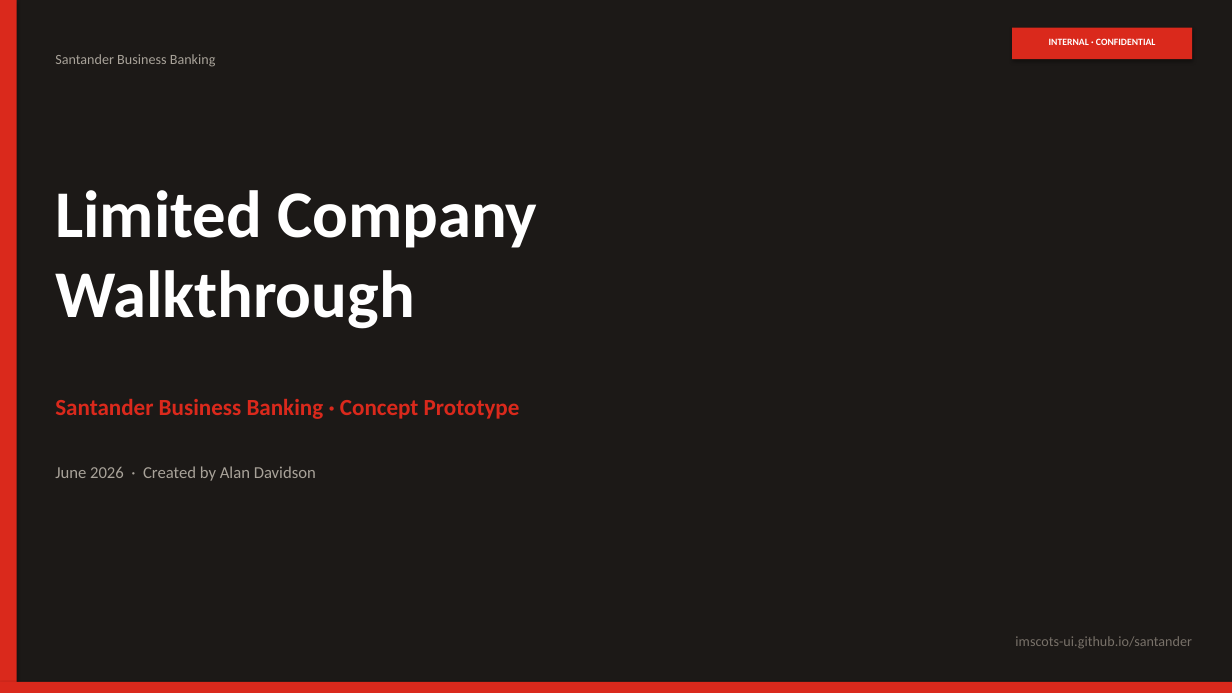
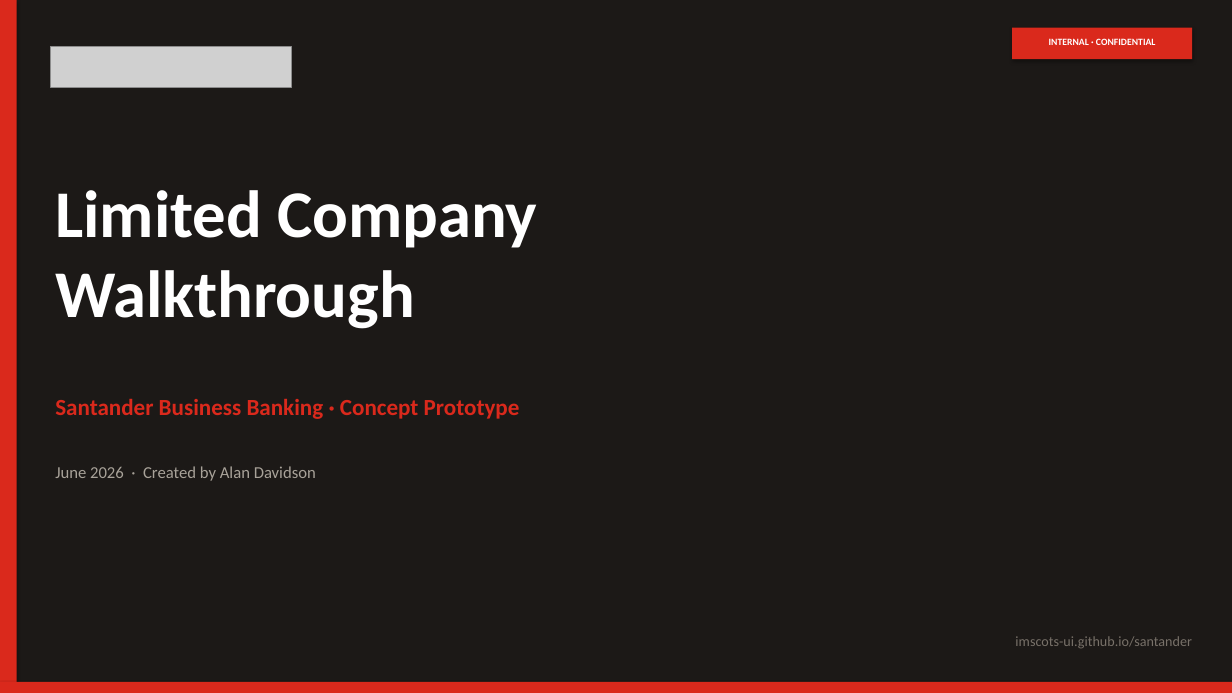
Before and after one commit to imscots-ui/santander, a slide deck: slide 1 of Santander_LimitedCompany_Walkthrough.pptx. Drawn at 1232x693 pixels with LibreOffice and Linux fonts; fonts in the diff are those of the drawing; grey boxes stand for pictures. Boxes give left, top, right and bottom in pixels: in the first picture for what was removed or moved away, otherwise in the second. Text is boxed around its words. In the diff, an @@ line names an element or a change of style, - is before the commit and + after.

```diff
--- a/Santander_LimitedCompany_Walkthrough.pptx
+++ b/Santander_LimitedCompany_Walkthrough.pptx
@@ picture added at <box>51,46,291,88</box> @@
@@ text removed at <box>55,54,216,67</box> @@
-Santander Business Banking
```
Also in this commit, not shown: 5 other files.
